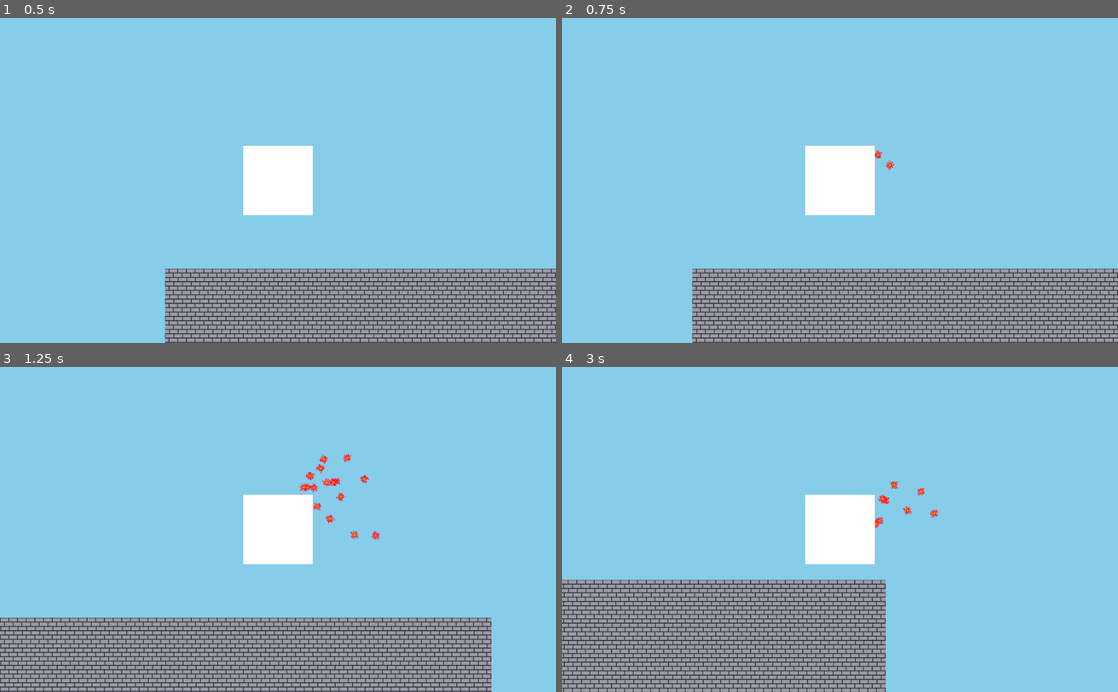
Above: before the commit, frames 1-4 (two rows, left to right).
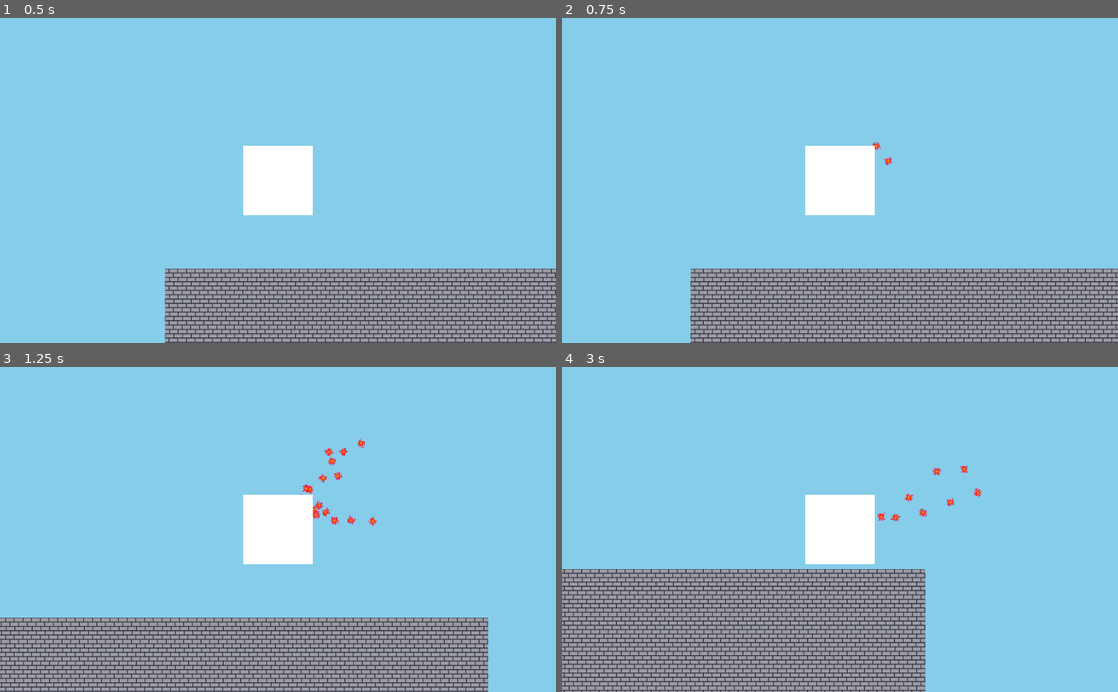
Above: after the commit, the same moments.

Repository: hextraza/Dragon-Plume
Game: Godot game, scene res://Entities/World.tscn
Same seed, same stepped clock (60 frames per second), same inputs: the game is played once before the commit and once after it.
Inputs:
- Up to frame 1 (0.5 s): no input
- Up to frame 2 (0.75 s): tap Enter at 0.5 s; hold D (right) from 0.53 s (still down); hold Space (attack) from 0.53 s (still down)
- Up to frame 3 (1.25 s): keep holding D (right); keep holding Space (attack)
- Up to frame 4 (3 s): release D (right) at 1.28 s; release Space (attack) at 1.28 s; hold S (down) 1.28-2.03 s; tap Space (attack) at 1.35, 2.85 s; hold D (right) 2.03-2.78 s; hold Space (attack) 2.03-2.78 s; hold W (up) from 2.78 s (still down)

Frame 1 is identical in both runs. In frame 2, 4.2% of the frame differs, in the area x 23-100%, y 38-100%; in frame 3, 5.4%; in frame 4, 18%, in the area x 0-76%, y 30-100%.

Commit message:
Damage states

Diff:
--- a/Entities/Block.gd
+++ b/Entities/Block.gd
@@ -1,4 +1,42 @@
-extends Node2D
+extends RigidBody2D
+
+var health = 7
+var dmg_cooldown = 0
+
+var rng = RandomNumberGenerator.new()
+
+func _ready():
+	rng.randomize()
+
+func _process(delta):
+	if dmg_cooldown >= 0:
+		dmg_cooldown -= delta
+	else:
+		dmg_cooldown = 0
 
 func init(x, y):
 	self.position = Vector2(x*32, y*32)
+
+func damage():
+	if dmg_cooldown <= 0:
+		health -= 1
+		dmg_cooldown = 0.9
+
+		get_node("Sprite").modulate = Color(health/7.0, health/7.0, health/7.0)
+
+		if health == 0:
+			self.mode = RigidBody2D.MODE_RIGID
+			self.gravity_scale = 2.5
+			self.mass = 10
+			self.set_collision_mask_bit(2, true)
+			var player_pos = get_node("/root/World/Player").get_position()
+			var player_dir = 1
+			if player_pos.x < self.get_position().x:
+				player_dir = -1
+
+			print(self.get_global_position().x)
+			print(player_pos.x)
+			print("\n")
+
+			self.apply_impulse(Vector2(0,0), Vector2(player_dir*400, rng.randi_range(-400, 400)))
+			health = -1
--- a/Entities/Block.tscn
+++ b/Entities/Block.tscn
@@ -3,21 +3,18 @@
 [ext_resource path="res://Entities/Block.gd" type="Script" id=1]
 [ext_resource path="res://Assets/tile.png" type="Texture" id=2]
 
-
-
 [sub_resource type="RectangleShape2D" id=1]
 extents = Vector2( 16, 16 )
 
-[node name="Block" type="Node2D"]
+[node name="Block" type="RigidBody2D"]
+collision_layer = 4
+collision_mask = 3
+mode = 1
+gravity_scale = 0.0
 script = ExtResource( 1 )
 
-[node name="RigidBody2D" type="RigidBody2D" parent="."]
-collision_layer = 4
-collision_mask = 7
-mode = 1
-
-[node name="Sprite" type="Sprite" parent="RigidBody2D"]
+[node name="Sprite" type="Sprite" parent="."]
 texture = ExtResource( 2 )
 
-[node name="CollisionShape2D" type="CollisionShape2D" parent="RigidBody2D"]
+[node name="CollisionShape2D" type="CollisionShape2D" parent="."]
 shape = SubResource( 1 )
--- /dev/null
+++ b/Entities/Flame.gd
@@ -0,0 +1,13 @@
+extends RigidBody2D
+
+var lifetime = 0
+var max_lifetime = 2
+
+func _physics_process(delta):
+	lifetime += delta
+	if lifetime >= max_lifetime:
+		get_parent().remove_child(self)
+
+	var colliding_blocks = self.get_colliding_bodies()
+	for elem in colliding_blocks:
+		elem.damage()
--- a/Entities/Flame.tscn
+++ b/Entities/Flame.tscn
@@ -1,11 +1,12 @@
-[gd_scene load_steps=10 format=2]
+[gd_scene load_steps=11 format=2]
 
-[ext_resource path="res://Assets/Fire/frame1.png" type="Texture" id=1]
-[ext_resource path="res://Assets/Fire/frame2.png" type="Texture" id=2]
-[ext_resource path="res://Assets/Fire/frame3.png" type="Texture" id=3]
-[ext_resource path="res://Assets/Fire/frame4.png" type="Texture" id=4]
-[ext_resource path="res://Assets/Fire/frame5.png" type="Texture" id=5]
-[ext_resource path="res://Assets/Fire/frame6.png" type="Texture" id=6]
+[ext_resource path="res://Entities/Flame.gd" type="Script" id=1]
+[ext_resource path="res://Assets/Fire/frame1.png" type="Texture" id=2]
+[ext_resource path="res://Assets/Fire/frame2.png" type="Texture" id=3]
+[ext_resource path="res://Assets/Fire/frame3.png" type="Texture" id=4]
+[ext_resource path="res://Assets/Fire/frame4.png" type="Texture" id=5]
+[ext_resource path="res://Assets/Fire/frame5.png" type="Texture" id=6]
+[ext_resource path="res://Assets/Fire/frame6.png" type="Texture" id=7]
 
 [sub_resource type="PhysicsMaterial" id=4]
 friction = 100.0
@@ -26,6 +27,9 @@
 collision_mask = 4
 physics_material_override = SubResource( 4 )
 gravity_scale = 7.0
+contacts_reported = 3
+contact_monitor = true
+script = ExtResource( 1 )
 
 [node name="CollisionShape2D" type="CollisionShape2D" parent="."]
 shape = SubResource( 3 )
@@ -33,5 +37,5 @@
 [node name="AnimatedSprite" type="AnimatedSprite" parent="."]
 frames = SubResource( 2 )
 animation = "projectile"
-frame = 5
+frame = 3
 playing = true
--- a/Entities/Player.gd
+++ b/Entities/Player.gd
@@ -7,7 +7,7 @@
 
 const mov_speed = 1
 const veloc_decay = 1
-const veloc_decay_thresh = 0.10
+const veloc_decay_thresh = 0.30
 const max_veloc_len = 9
 
 var atk_cooldown = 0
@@ -28,7 +28,6 @@
 	handle_input(delta)
 	handle_flame_queue(delta)
 	move_and_collide(veloc)
-	update()
 
 func handle_input(delta):
 	if atk_cooldown > 0:
--- a/Entities/Player.tscn
+++ b/Entities/Player.tscn
@@ -2,34 +2,31 @@
 
 [ext_resource path="res://Entities/Player.gd" type="Script" id=1]
 
-[sub_resource type="RectangleShape2D" id=1]
+[sub_resource type="Gradient" id=1]
+colors = PoolColorArray( 1, 1, 1, 1, 1, 1, 1, 1 )
+
+[sub_resource type="GradientTexture" id=2]
+gradient = SubResource( 1 )
+width = 128
+
+[sub_resource type="RectangleShape2D" id=3]
 extents = Vector2( 64, 64 )
 
-[sub_resource type="Gradient" id=2]
-colors = PoolColorArray( 1, 1, 1, 1, 1, 1, 1, 1 )
-
-[sub_resource type="GradientTexture" id=3]
-gradient = SubResource( 2 )
-width = 128
-
-[node name="Player" type="Node2D"]
-
-[node name="KinematicBody2D" type="KinematicBody2D" parent="."]
-collision_mask = 4
+[node name="Player" type="KinematicBody2D"]
 script = ExtResource( 1 )
 
-[node name="Camera2D" type="Camera2D" parent="KinematicBody2D"]
+[node name="Sprite" type="Sprite" parent="."]
+position = Vector2( -0.153672, -0.231606 )
+scale = Vector2( 1.0024, 127.938 )
+z_index = 1
+texture = SubResource( 2 )
+
+[node name="Camera2D" type="Camera2D" parent="."]
 current = true
 drag_margin_left = 0.0
 drag_margin_top = 0.0
 drag_margin_right = 0.0
 drag_margin_bottom = 0.0
 
-[node name="CollisionShape2D" type="CollisionShape2D" parent="KinematicBody2D"]
-shape = SubResource( 1 )
-
-[node name="Sprite" type="Sprite" parent="KinematicBody2D"]
-position = Vector2( -0.153672, -0.231606 )
-scale = Vector2( 1.0024, 127.938 )
-z_index = 1
-texture = SubResource( 3 )
+[node name="CollisionShape2D" type="CollisionShape2D" parent="."]
+shape = SubResource( 3 )
Not shown: 1 places in Entities/Flame.tscn that only renumber resources
